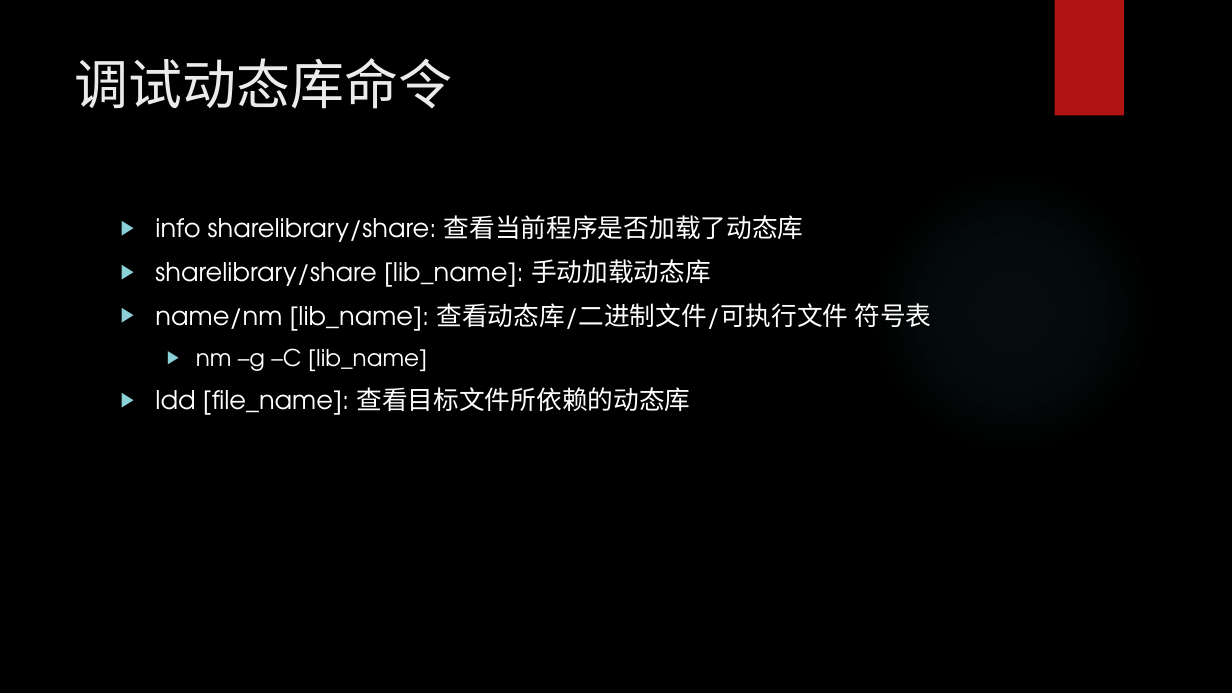
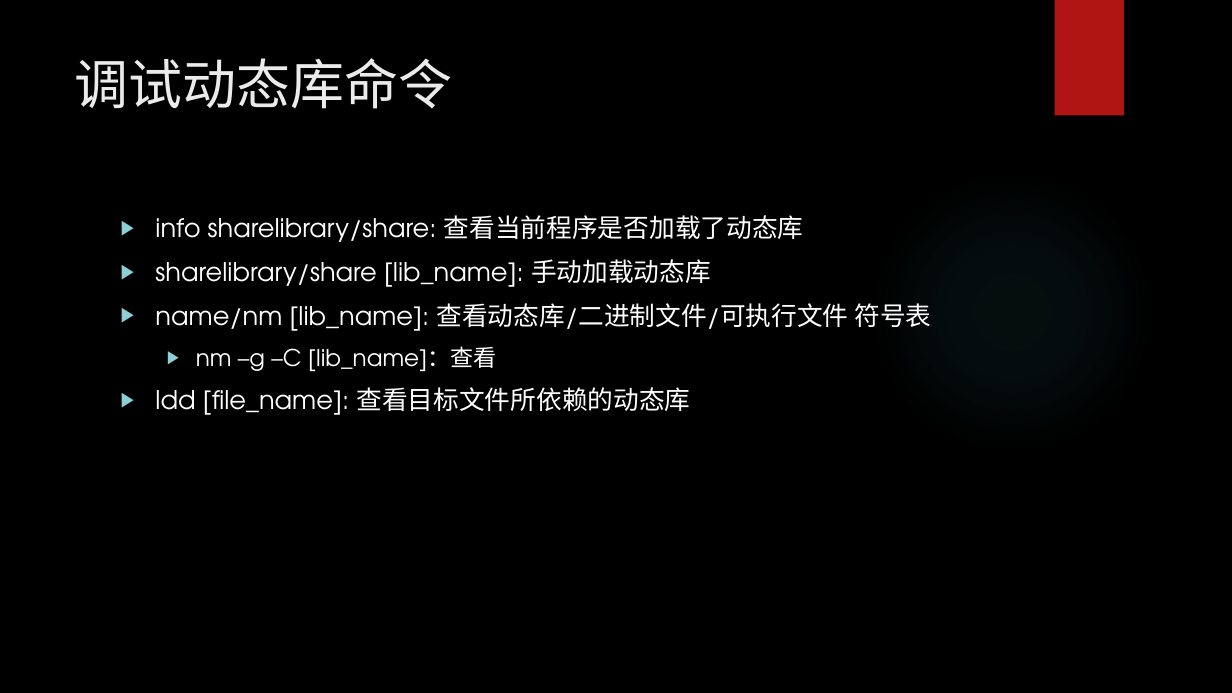
Before and after one commit to wangqinghe95/Program-Debug, a slide deck: slide 24 of ProgramDebug.pptx. Drawn at 1232x693 pixels with LibreOffice and Linux fonts; fonts in the diff are those of the drawing; background and template pictures are left out. Boxes give left, top, right and bottom in pixels: in the first picture for what was removed or moved away, otherwise in the second. Text is boxed around its words. In the diff, an @@ line names an element or a change of style, - is before the commit and + after.

```diff
--- a/ProgramDebug.pptx
+++ b/ProgramDebug.pptx
@@ text at (196, 346, 497, 371): text changed @@
-  ▶ nm –g –C [lib_name]
+  ▶ nm –g –C [lib_name]：查看
```
Also in this commit, not shown: 1 other slide changed, 9 slides added, 1 slide removed, 12 other files.
